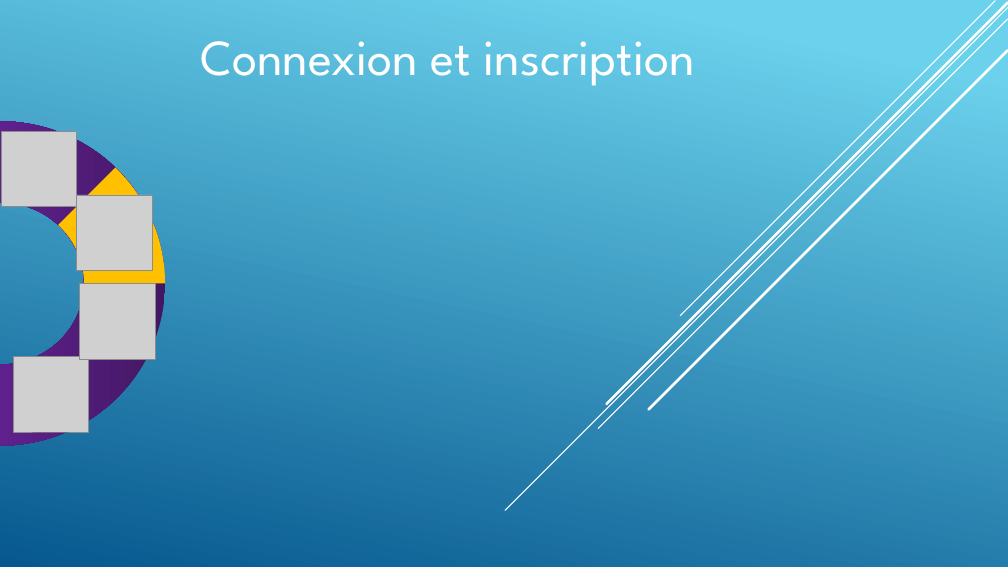
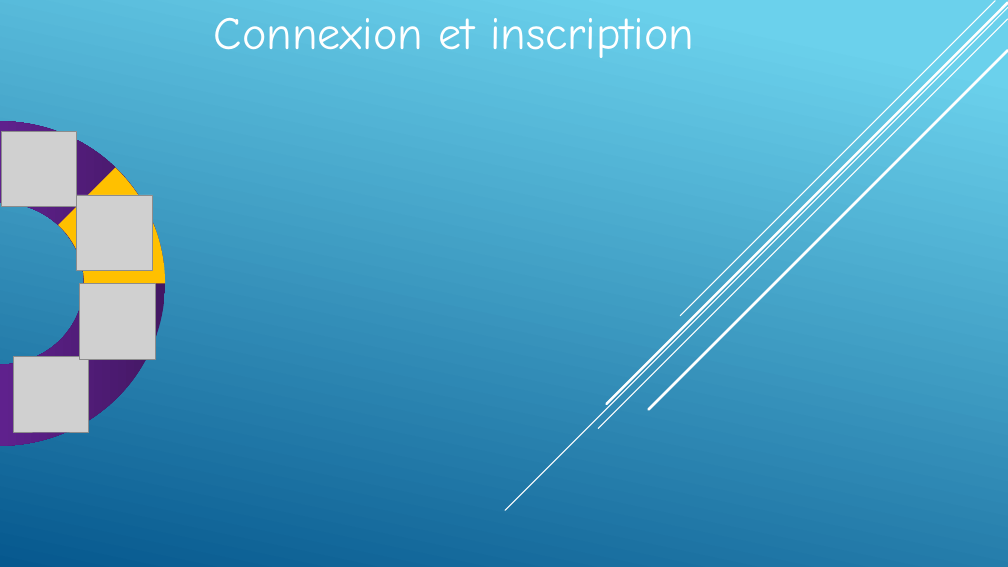
Before and after one commit to Rey700/DM_Genie_logiciel, a slide deck: slide 8 of Fera_Présentation/Diaporama Fera.pptx (slide 4 before the commit). Drawn at 1008x567 pixels with LibreOffice and Linux fonts; fonts in the diff are those of the drawing; grey boxes stand for pictures; background and template pictures are left out. Boxes give left, top, right and bottom in pixels: in the first picture for what was removed or moved away, otherwise in the second. Text is boxed around its words. In the diff, an @@ line names an element or a change of style, - is before the commit and + after.

```diff
--- a/Fera_Présentation/Diaporama Fera.pptx
+++ b/Fera_Présentation/Diaporama Fera.pptx
@@ text "Connexion et inscription": place and size @@
-text "Connexion et inscription" at [200,41,696,86]
+text "Connexion et inscription" at [214,18,694,58]
@@ text "Connexion et inscription" at [214,18,694,58]: size 48 to 44 pt, font League Spartan to Comic Neue @@
```
Also in this commit, not shown: 2 other slides changed, 18 slides added, 2 slides removed, 8 other files.
